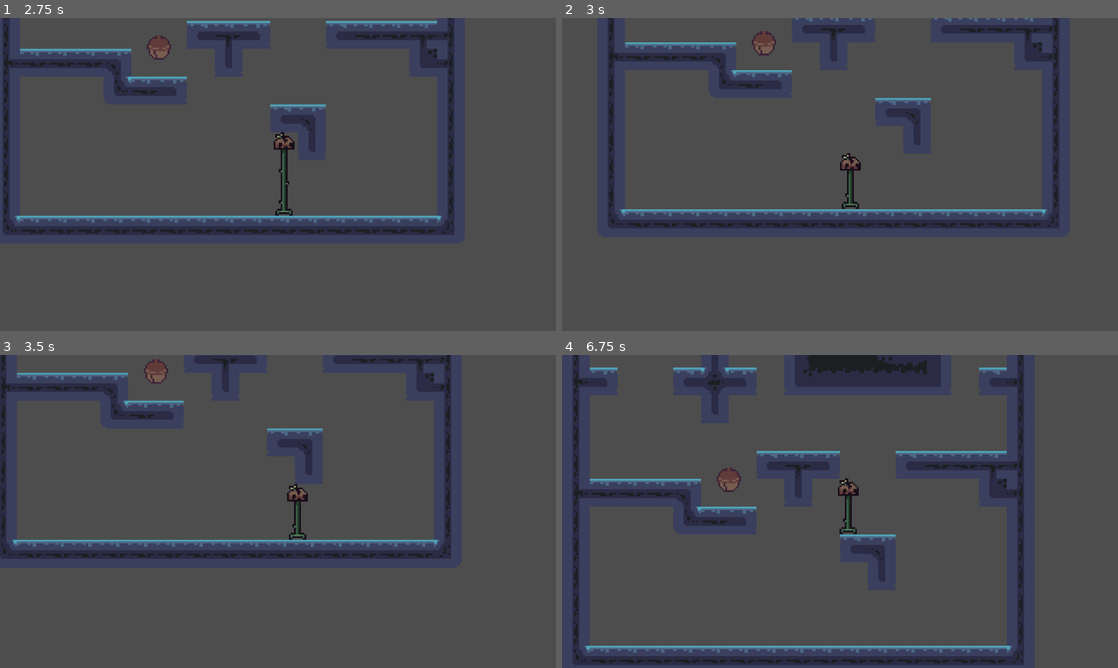
Above: before the commit, frames 1-4 (two rows, left to right).
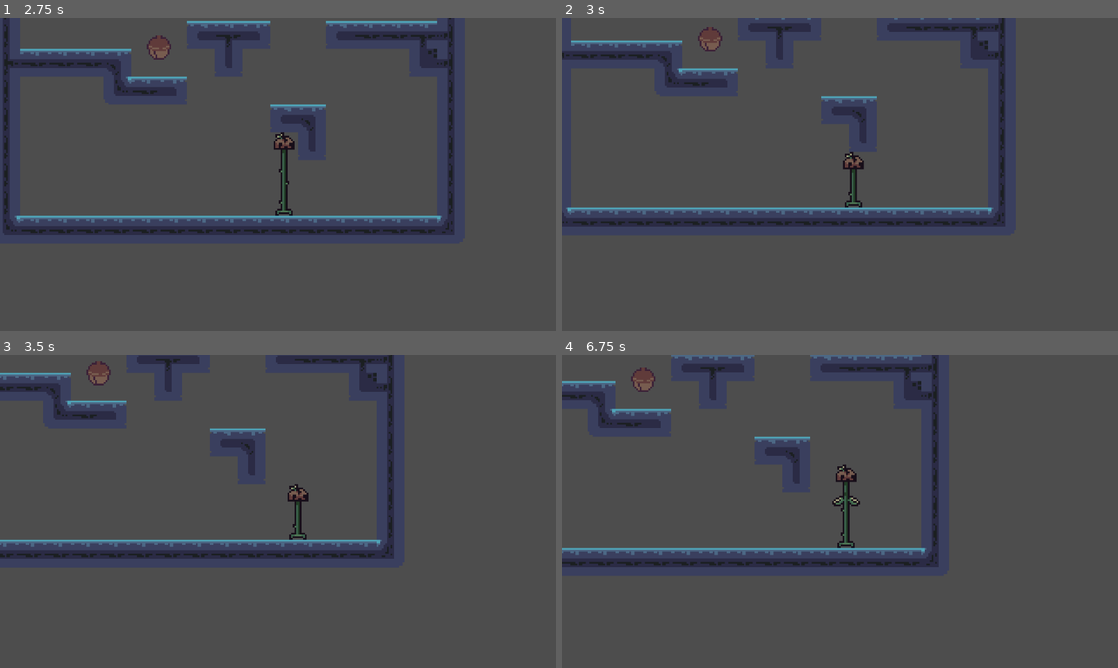
Above: after the commit, the same moments.

Repository: Artindi/Server-Wide-Game-Jam-1
Game: Godot game, scene res://scenes/screens/main_menu.tscn
Same seed, same stepped clock (60 frames per second), same inputs: the game is played once before the commit and once after it. The engine's default icon, where the game draws it, is replaced by a stand-in: a white triangle on a blue panel in a dark square.
Inputs:
- Up to frame 1 (2.75 s): click "Play" at 0.5 s; click "Level 1" at 1.25 s; hold D (Right) from 2.03 s (still down)
- Up to frame 2 (3 s): keep holding D (Right)
- Up to frame 3 (3.5 s): keep holding D (Right)
- Up to frame 4 (6.75 s): release D (Right) at 3.53 s; hold A (Left) 3.53-4.28 s; hold D (Right) 4.28-5.78 s; hold A (Left) 5.78-6.53 s; hold D (Right) from 6.53 s (still down)

Frame 1 is identical in both runs. In frame 2, 11% of the frame differs, in the area x 0-90%, y 0-68%; in frame 3, 7.8%; in frame 4, 19%, in the area x 0-84%, y 0-100%.
Error before the commit: Attempt to call function 'get_collider' in base 'null instance' on a null instance. (res://scripts/player.gd:69)
Error after the commit: Attempt to call function 'get_collider' in base 'null instance' on a null instance. (res://scripts/player.gd:80)

Commit message:
Scotch tape and gorilla glue fix

Diff:
--- a/scripts/player.gd
+++ b/scripts/player.gd
@@ -1,4 +1,6 @@
 extends CharacterBody2D
+class_name Player
+
 @export var sections : Node2D
 @export var foot_collision : CollisionShape2D
 @export var headSprite : Sprite2D
@@ -17,6 +19,8 @@
 
 const SPEED = 64
 
+#Misc variables
+var growthDirection : bool = true
 var growth_speed = 1
 var can_grow = true
 
@@ -54,6 +58,13 @@
 	foot_collision.position.y = distance * 16
 	pass
 
+func removeSection() -> void:
+	if (sections.get_child_count() > 0):
+		self.global_position.y += 16
+		moveFeet(sections.get_child_count())
+	else:
+		get_tree().reload_current_scene()
+
 func spawnSection() -> void:
 	self.global_position.y -= 16
 	moveFeet(sections.get_child_count() + 2)
@@ -85,14 +96,15 @@
 func _on_growth_timer_timeout() -> void:
 	checkGrowthSpeed()
 	if can_grow:
-		if sections.get_child_count() == 0:
-			if foot_collision.position.y == 0:
-				self.global_position.y -= 16
-				moveFeet(sections.get_child_count() + 1)
+		if (growthDirection):
+			if sections.get_child_count() == 0:
+				if foot_collision.position.y == 0:
+					self.global_position.y -= 16
+					moveFeet(sections.get_child_count() + 1)
+				else:
+					spawnSection()
 			else:
-				spawnSection()
-		else:
-			spawnSection()
+				removeSection()
 
 func _on_break_feet_body_entered(body) -> void:
 	if body.name == "TileMap":
